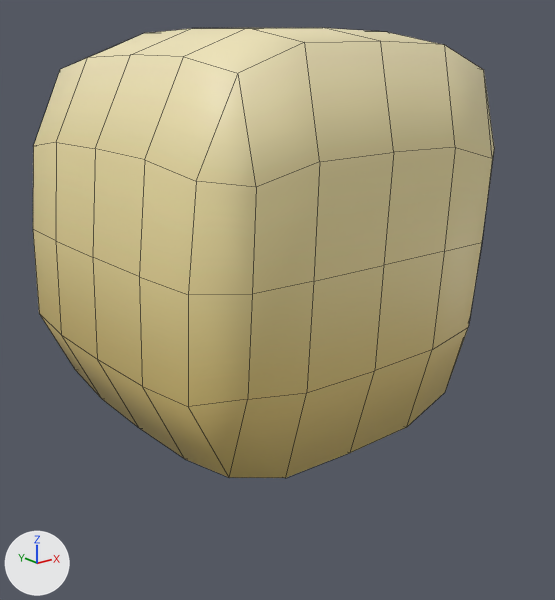
One commit to the FBX model Assets/Graphs/Meshes/Blob_Yellow.fbx: the scene before it, then after it.
Before and after are seen from a 50 mm lens placed at (-0.01271, -0.01703, 0.01007), pointed at (0.00006, -0.00106, 0.00368). The axes (+X, +Y, +Z) are drawn at lower left. The lights are the same throughout. Mesh edges are drawn as thin lines. Where no turn or scale is listed for an object, it has been applied to the vertices.

Objects in the first picture: 'Blob_Yellow'.
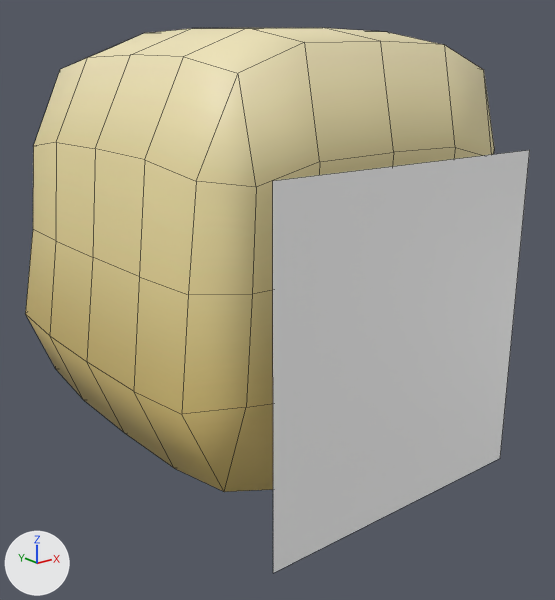
Where the change shows, as pixel boxes [x1, y1, x2, y2] in the pictures (555 x 600 px; the box of a moved part takes in the faces that stretch with it):
```json
{"object": "Blob_Yellow", "change": "reshaped", "before": [33, 28, 494, 478], "after": [25, 28, 494, 492]}
{"object": "Eyes_Yellow", "change": "added", "after": [273, 150, 530, 573]}
{"part": 1, "of": "me_mesh", "change": "moved or reshaped", "before": [33, 229, 482, 478], "after": [25, 229, 273, 492]}
```

Scene script edits in JSON lines:
```json
{"op": "add", "block": "mat_d_head", "code": ["mat_d_head = principled_material('D_Head')", "mat_d_head.base_color = (1.0, 1.0, 1.0)  # white #ffffff"]}
{"block": "me_mesh", "where": "# used by ob_blob_yellow; location = (0.0, 0.0, 0.0)"}
{"op": "remove", "block": "me_mesh", "code": "me_mesh.from_pydata(...)  # 110 vertices, 112 faces; spans x -0.00492..0.00498, y -0.00513..0.00492, z -0.0001..0.01083"}
{"op": "add", "block": "me_mesh", "code": "me_mesh.from_pydata(...)  # 110 vertices, 112 faces; spans x -0.00521..0.00521, y -0.00517..0.00517, z -0.0001..0.01083"}
{"block": "me_mesh", "change": "me_mesh part 1: 44 of 110 vertices moved; they spanned x -0.00492..0.00492, y -0.00492..0.00492, z -0.00005..0.0031 and now span x -0.00521..0.00521, y -0.00517..0.00517, z -0.00005..0.0031; mean shift (0.0, 0.0, 0.0); largest move (-0.0038, -0.00412, 0.00092) -> (-0.00424, -0.00455, 0.00092)"}
{"op": "add", "block": "me_mesh_1", "code": ["me_mesh_1 = bpy.data.meshes.new('Mesh')", "me_mesh_1.from_pydata([(-0.004, 0.0, -0.0045), (0.004, 0.0, -0.0045), (-0.004, 0.0, 0.00392), (0.004, 0.0, 0.00392)], [], [(0, 1, 3, 2)])", "me_mesh_1.materials.append(mat_d_head)  # white #ffffff"]}
{"op": "add", "block": "ob_eyes_yellow", "code": ["ob_eyes_yellow = bpy.data.objects.new('Eyes_Yellow', me_mesh_1)", "ob_eyes_yellow.location = (0.0, -0.006, 0.00403)"]}
```
